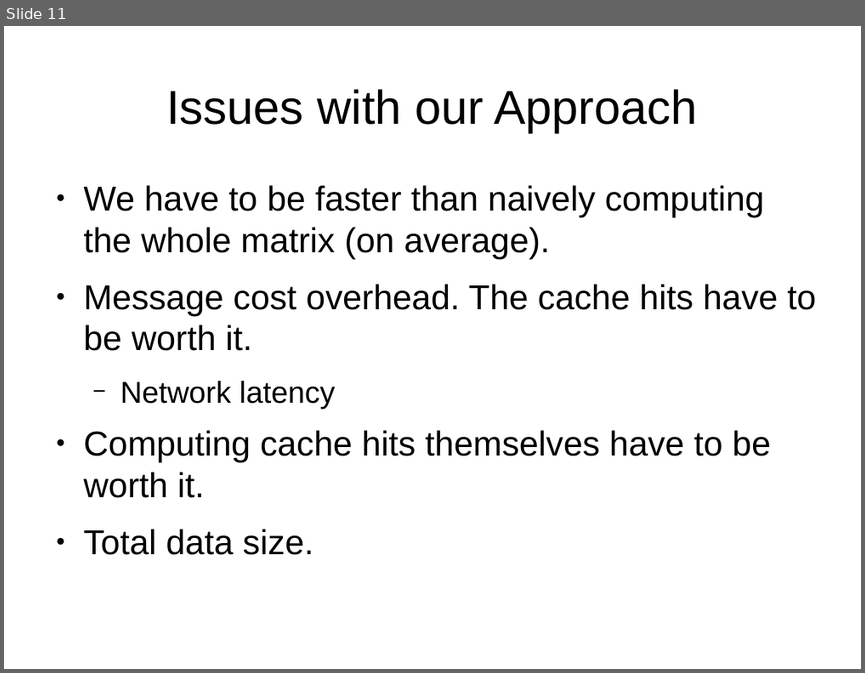
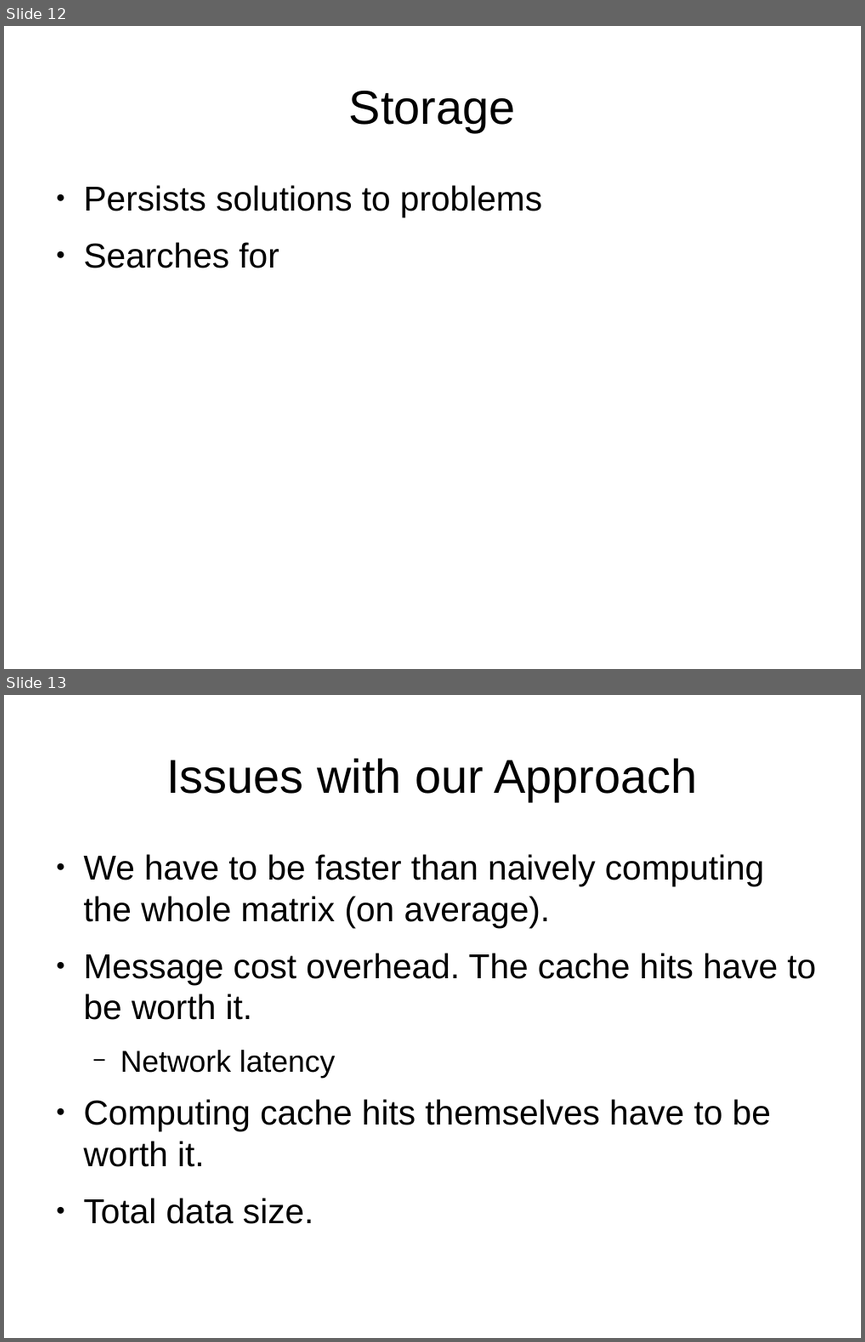
Before and after one commit to junekihong/GenomicsProject, a slide deck: Presentation.odp. Shown one above the other, each under a label of ours: slide 11 before the commit, slides 12 and 13 after it. The pictures are 865x673 and 865x1342 pixels, drawn with LibreOffice and Linux fonts; fonts in the diff are those of the drawing. Boxes give left, top, right and bottom in pixels: in the first picture for what was removed or moved away, otherwise in the second. Text is boxed around its words. In the diff, an @@ line names an element or a change of style, - is before the commit and + after.

Commit message:
Add pictures of problems

```diff
--- a/Presentation.odp
+++ b/Presentation.odp
@@ slide 12 added at <box>4,26,861,669</box>, background #FFFFFF @@
@@ title added at <box>349,91,516,132</box>, 44 pt, text #000000 @@
+Storage
@@ text added at <box>84,185,542,268</box>, 32 pt, text #000000 @@
+● Persists solutions to problems
+● Searches for
@@ what was slide 11 is now slide 13 @@
```
Also in this commit, not shown: 3 other slides added, 2 slides removed.
